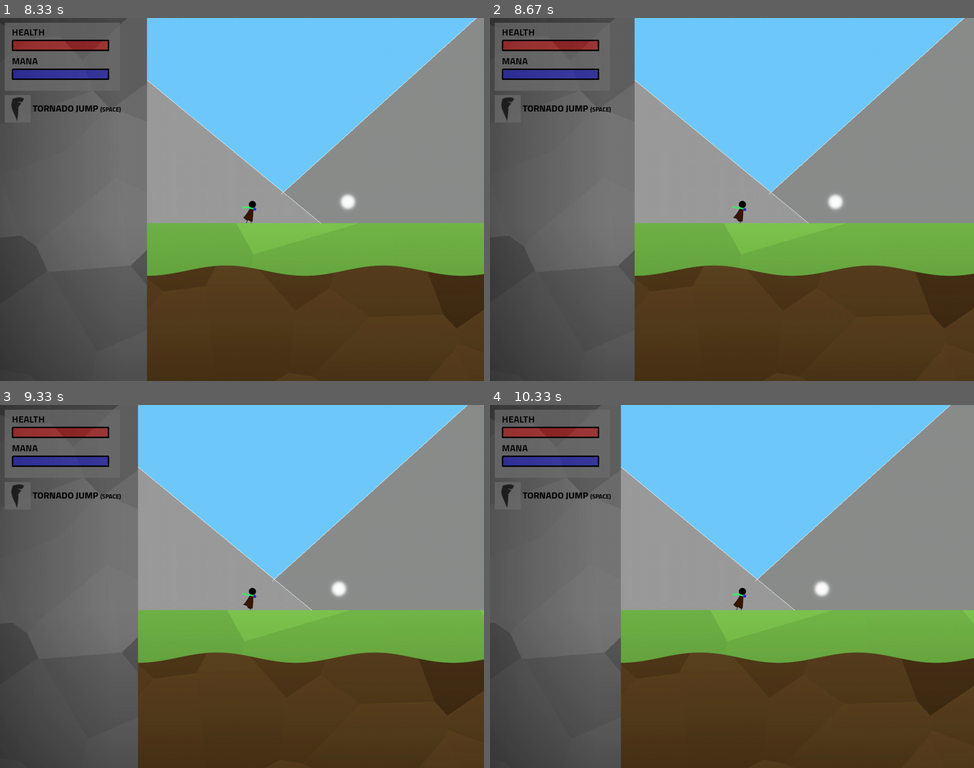
Above: before the commit, frames 1-4 (two rows, left to right).
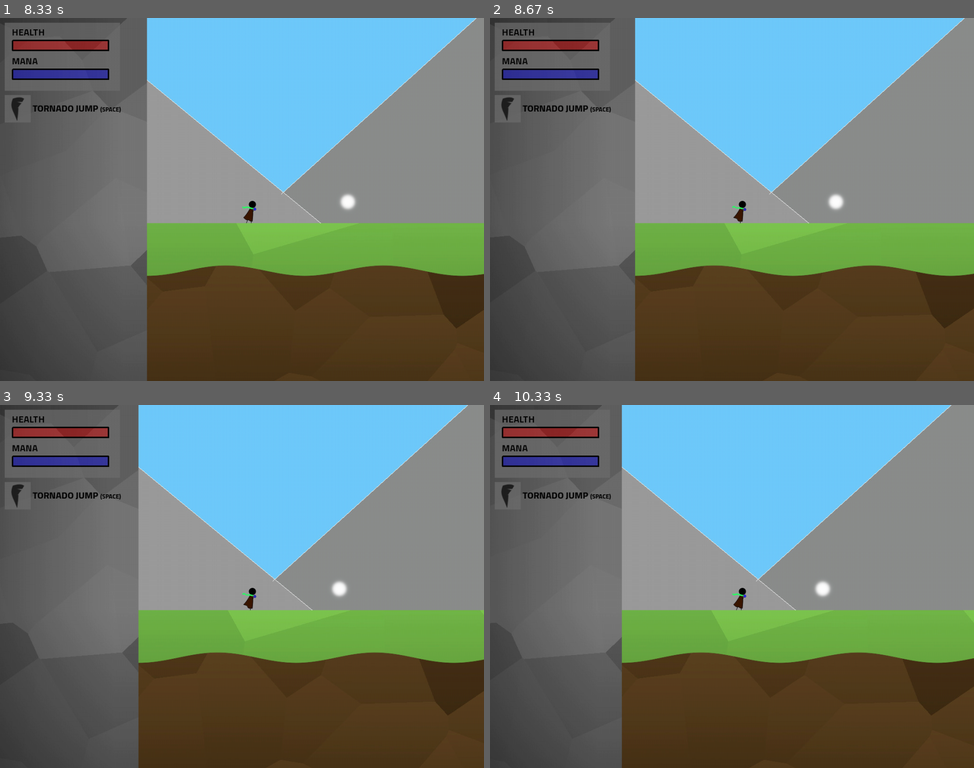
Above: after the commit, the same moments.

Repository: icanwalkonwater/sb-gamejam-pygame
Game: pygame game, started from src/main.py
The game is run twice, just before and just after one commit, with the same random seed, the same clock (stepped at 60 frames per second) and the same inputs.
Inputs:
- Up to frame 1 (8.33 s): tap Space at 0.33 s; tap D at 0.67, 1, 1.4, 1.7, 1.9, 2.23, 2.53, 2.73, 3.03, 3.3, 3.63, 3.93, 4.07, 4.47, 4.77, 5.13, 5.53, 5.83, 6.03, 6.33, 6.53, 7.93, 8.27 s
- Up to frame 2 (8.67 s): tap D at 8.57 s
- Up to frame 3 (9.33 s): tap D at 8.7, 9.1 s
- Up to frame 4 (10.33 s): tap D at 9.4, 9.77, 10.17 s

Frame 1 is identical in both runs. In frame 2, 0.4% of the frame differs, in the area x 29-99%, y 0-100%; in frame 3, 0.4%; in frame 4, 0.6%, in the area x 24-100%, y 0-100%.

Commit message:
Win screen

Diff:
--- /dev/null
+++ b/High-scores.json
@@ -0,0 +1 @@
+{"high-score": [[250, 250], 100, 200, 250]}
--- a/levels/level_2_tutorial.xml
+++ b/levels/level_2_tutorial.xml
@@ -29,6 +29,9 @@
         <box width="500" height="1050" invisible="" additional-layers="environment">
             <transform x="3500"/>
         </box>
+        <win-zone width="500" height="100">
+            <transform x="3500" y="1050"/>
+        </win-zone>
     </statics>
     <dynamics>
         <player>
--- a/levels/main_menu.xml
+++ b/levels/main_menu.xml
@@ -22,7 +22,7 @@
         <prop-button id="credits">
             <transform x="950" y="980"/>
         </prop-button>
-        <prop-button id="credits">
+        <prop-button id="exit">
             <transform x="1150" y="980"/>
         </prop-button>
     </dynamics>
--- a/src/game_objects/entities/player.py
+++ b/src/game_objects/entities/player.py
@@ -98,10 +98,15 @@
             self.mana = min(self.mana, PlayerSettings.MANA_MAX)
 
     def _die(self):
-        death_screen = DeathScreen()
+        if not hasattr(self, '_win'):
+            death_screen = DeathScreen()
+        else:
+            death_screen = DeathScreen('YOU WIN !', 'CONGRATULATIONS !')
         scene = SceneManagement.active_scene
         scene.statics.add(death_screen)
+
         death_screen.start(scene)
+
         PlayerManagement.add_score(PlayerManagement.get_score())
         PlayerManagement.save()
         self.kill()
--- a/src/game_objects/entities/player_management.py
+++ b/src/game_objects/entities/player_management.py
@@ -43,8 +43,7 @@
     def load(cls) -> [int]:
         try:
             with open('High-scores.json', 'r') as file:
-                pass
-            scores_dict = json.load(file)
+                scores_dict = json.load(file)
             return list(scores_dict.values())
         except FileNotFoundError:
             return []
--- a/src/game_objects/environement_props.py
+++ b/src/game_objects/environement_props.py
@@ -154,6 +154,25 @@
             other._die()
 
 
+class WinZone(RigidPhysicsAwareGameObject):
+
+    def __init__(self, size: (int, int)):
+        surface: Surface = Surface(size, flags=pygame.SRCALPHA)
+        surface.fill((0, 0, 0, 0))
+        RigidPhysicsAwareGameObject.__init__(self, surface, 0)
+
+    def start(self, scene: Scene):
+        RigidPhysicsAwareGameObject.start(self, scene)
+        self.add_to_collision_mask(scene.player)
+
+    def _on_collide(self, other: GameObject, direction_of_impact: Vector2, impact_side: ImpactSide, delta_time: float):
+        if isinstance(other, LivingEntity):
+            other: LivingEntity
+            other.health = 0
+            other._win = True
+            other._die()
+
+
 class LevelLoaderZone(RigidPhysicsAwareGameObject):
 
     def __init__(self, size: (int, int), level_name: str):
--- a/src/main.py
+++ b/src/main.py
@@ -1,3 +1,4 @@
+import sys
 import time
 
 import pygame
@@ -99,14 +100,12 @@
 
     # Setup scene management
     SceneManagement.init({
-        'main': create_test_scene(screen),
-        'main_menu': SceneLoader('levels/main_menu.xml', {
-            'start': lambda btn: btn.on_enter.append(lambda: SceneManagement.load_scene('level_1'))
+        'main_menu': lambda: SceneLoader('levels/main_menu.xml', {
+            'start': lambda btn: btn.on_enter.append(lambda: SceneManagement.load_scene('level_1')),
+            'exit': lambda btn: btn.on_enter.append(lambda: sys.exit(0))
         }).parse_all(),
-        'level_test': SceneLoader('levels/level_test.xml').parse_all(),
-        'vision_test': SceneLoader('levels/vision_test.xml').parse_all(),
-        'level_1': SceneLoader('levels/level_1_tutorial.xml').parse_all(),
-        'level_2': SceneLoader('levels/level_2_tutorial.xml').parse_all()
+        'level_1': lambda: SceneLoader('levels/level_1_tutorial.xml').parse_all(),
+        'level_2': lambda: SceneLoader('levels/level_2_tutorial.xml').parse_all()
     })
     SceneManagement.load_scene('main_menu')
 
--- a/src/scene_loader.py
+++ b/src/scene_loader.py
@@ -11,7 +11,7 @@
 from game_objects.entities.hostiles.ranged_enemy import RangedEnemy
 from game_objects.entities.orb import OrbTornado, OrbGust, OrbSlam
 from game_objects.entities.player import Player
-from game_objects.environement_props import ButtonGameObject, DeathZone, LevelLoaderZone, WindGameObject
+from game_objects.environement_props import ButtonGameObject, DeathZone, LevelLoaderZone, WindGameObject, WinZone
 from game_objects.game_object import GameObject
 from game_objects.physics import RigidPhysicsAwareGameObject
 from ressource_management import ResourceManagement
@@ -80,6 +80,8 @@
                 go = self.__parse_prop_button(element)
             elif element.tag == 'death-zone':
                 go = self.__parse_death_zone(element)
+            elif element.tag == 'win-zone':
+                go = self.__parse_win_zone(element)
             elif element.tag == 'level-loader-zone':
                 go = self.__parse_level_loader_zone(element)
             elif element.tag == 'wind-area':
@@ -211,6 +213,13 @@
 
         return death_zone
 
+    def __parse_win_zone(self, element: ET.Element) -> WinZone:
+        size = self.__parse_dimensions(element)
+        win_zone = WinZone(size)
+        self.__assign_transform(element, win_zone)
+
+        return win_zone
+
     def __parse_level_loader_zone(self, element: ET.Element) -> LevelLoaderZone:
         loader = LevelLoaderZone(self.__parse_dimensions(element), element.attrib['scene'])
         self.__assign_transform(element, loader)
--- a/src/scene_management.py
+++ b/src/scene_management.py
@@ -2,6 +2,7 @@
 from typing import Dict, Callable
 
 import pygame
+from pygame.math import Vector2
 
 from game_objects.entities.player_management import PlayerManagement
 from music_manager import MusicManager
@@ -13,13 +14,13 @@
     active_scene: Scene
 
     @classmethod
-    def init(cls, scenes: Dict[str, Scene]):
+    def init(cls, scenes: Dict[str, Callable[..., Scene]]):
         cls.__scenes = scenes
         cls.active_scene = None
 
     @classmethod
     def load_scene(cls, name: str):
-        new_scene = cls.__scenes.get(name)
+        new_scene = cls.__scenes.get(name)()
         if new_scene == cls.active_scene:
             raise RuntimeError('Can\'t load the same level twice')
 
@@ -30,6 +31,7 @@
 
         player = PlayerManagement.player
         player.transform = cls.active_scene.player.sprite.transform
+        player.velocity = Vector2(0, 0)
         player._rect_dirty = True
         player.kill()
         cls.active_scene.player.add(player)
--- a/src/ui/death_screen.py
+++ b/src/ui/death_screen.py
@@ -1,30 +1,40 @@
+import time
+
 from pygame import Surface
 from pygame import font as pyfont
 from pygame.constants import SRCALPHA
 
 from constants import GlobalSettings
 from game_objects.game_object import GameObject
+from scene_management import SceneManagement
 from ui.information_banner import InformationBanner
 
 
 class DeathScreen(GameObject):
-    def __init__(self, content=None):
+
+    def __init__(self, text='YOU DIED', subtext='VONOROF\'S VILLAGE HAVE BEEN WIPED'):
         death_screen_background_surface = Surface((1024, 768), flags=SRCALPHA)
         death_screen_background_surface.fill((100, 100, 100, 200))
 
         font = pyfont.Font(GlobalSettings.FONT, 33)
-        text_surface: Surface = DeathScreen.render_font(font, "Vous êtes Mort".upper())
+        text_surface: Surface = DeathScreen.render_font(font, text)
         death_screen_background_surface.blit(text_surface,
                                              InformationBanner.title_text_placer(death_screen_background_surface,
                                                                                  text_surface))
 
         font = pyfont.Font(GlobalSettings.FONT, 19)
-        text_surface: Surface = DeathScreen.render_font(font, "Le village de Vonorof été anéanti".upper())
-        death_screen_background_surface.blit(text_surface,
-                                             InformationBanner.content_text_placer(death_screen_background_surface,
-                                                                                   text_surface))
+        text_surface: Surface = DeathScreen.render_font(font, subtext)
+        death_screen_background_surface.blit(
+            text_surface,
+            InformationBanner.content_text_placer(
+                death_screen_background_surface,
+                text_surface
+            )
+        )
 
         GameObject.__init__(self, death_screen_background_surface)
+
+        self.__reset_time = time.time() + 5
 
     def start(self, scene):
         scene.ui.empty()
@@ -34,6 +44,12 @@
     def render_font(font: pyfont.Font, string: str) -> Surface:
         return font.render(string, True, (255, 255, 255))
 
+    def update(self, delta_time: float):
+        if self.__reset_time <= time.time():
+            SceneManagement.load_scene('main_menu')
+        else:
+            GameObject.update(self, delta_time)
+
     @staticmethod
     def content_text_placer(banner: Surface, text: Surface) -> (int, int):
         return banner.get_width() / 2 - text.get_width() / 2, banner.get_height() - text.get_height() * 2.5
